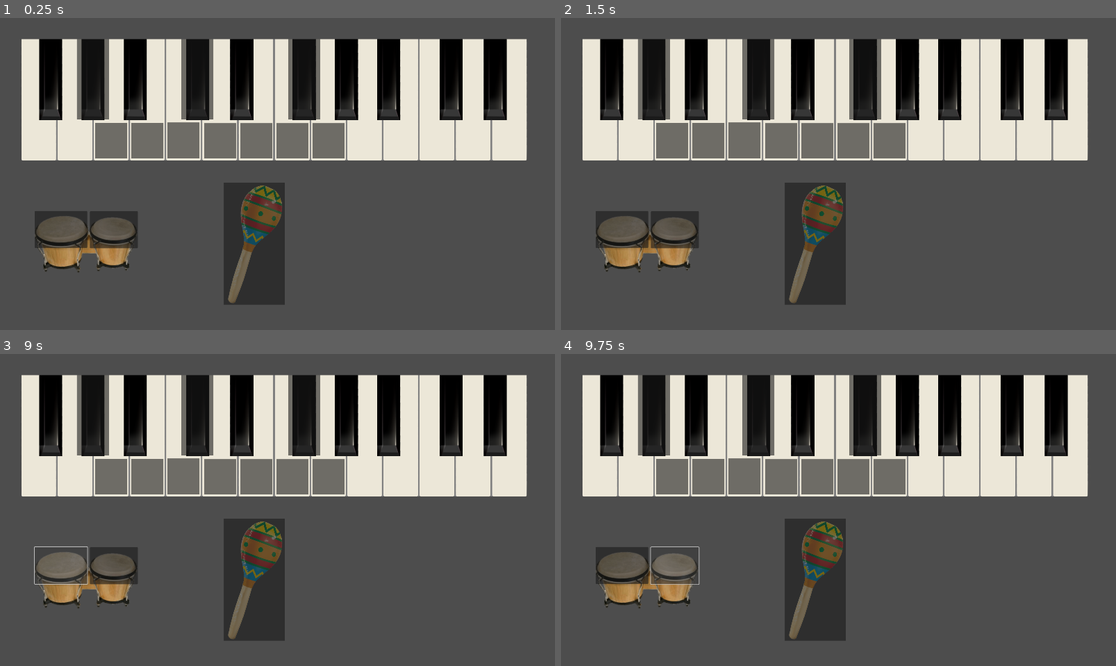
Above: before the commit, frames 1-4 (two rows, left to right).
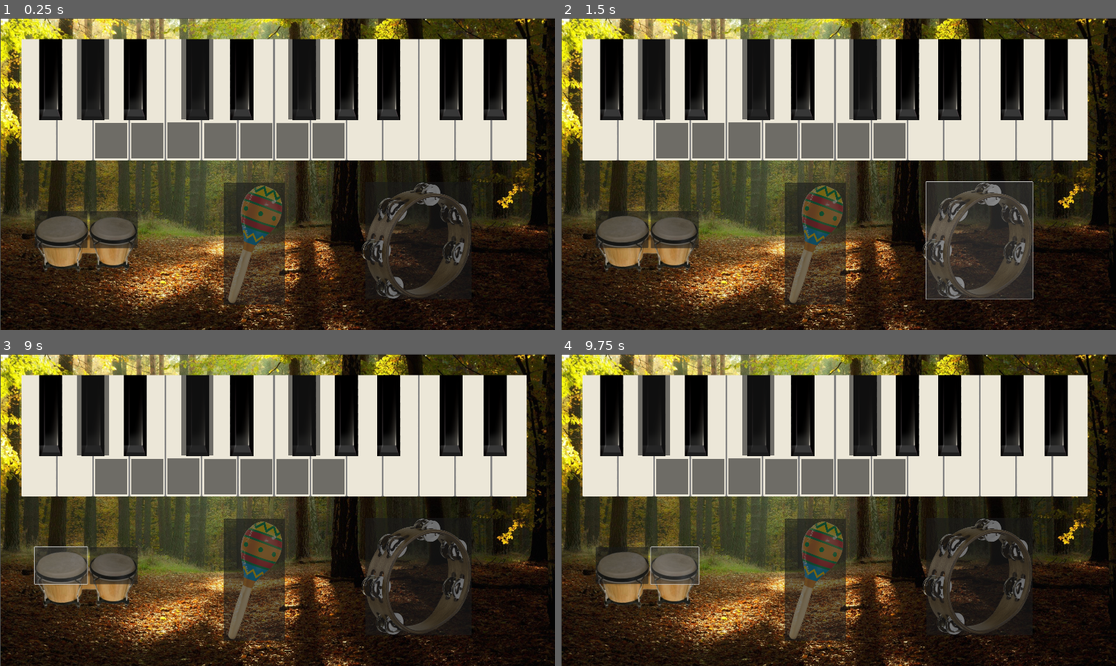
Above: after the commit, the same moments.

Repository: Viscivous/MusicAssignment
Game: Godot game, scene res://Music.tscn
Same seed, same stepped clock (60 frames per second), same inputs: the game is played once before the commit and once after it.
Inputs (mouse positions are in pixels of both pictures, inside the frame that each line leads up to):
- Up to frame 1 (0.25 s): no input
- Up to frame 2 (1.5 s): click (744, 139) at 0.5 s; click (977, 239) at 1.27 s
- Up to frame 3 (9 s): click (111, 475) at 2 s; click (149, 475) at 2.75 s; click (222, 475) at 3.5 s; click (255, 475) at 4.25 s; click (294, 475) at 5 s; click (327, 475) at 5.75 s; click (199, 416) at 6.5 s; click (305, 416) at 7.25 s; click (94, 416) at 8 s; click (61, 566) at 8.75 s
- Up to frame 4 (9.75 s): click (677, 566) at 9.5 s

The runs differ from the first frame. In frame 1, 58% of the frame differs, in the area x 0-100%, y 0-100%; in frame 2, 56%; in frame 3, 58%; in frame 4, 58%.

Commit message:
more instruments

Diff:
--- a/Music.gd
+++ b/Music.gd
@@ -51,3 +51,8 @@
 
 func _on_button_13_pressed():
 	$Bongos/Button13/BongosR.play()
+
+
+
+func _on_button_14_pressed():
+	$Tambourine/Button14/Tambo.play()
--- a/Music.tscn
+++ b/Music.tscn
@@ -1,8 +1,9 @@
-[gd_scene load_steps=18 format=3 uid="uid://lcajg11bmpja"]
+[gd_scene load_steps=21 format=3 uid="uid://lcajg11bmpja"]
 
 [ext_resource type="Texture2D" uid="uid://btcaagbcfdb2n" path="res://instruments/piano.png" id="1_ghout"]
 [ext_resource type="Script" path="res://Music.gd" id="1_k582y"]
 [ext_resource type="AudioStream" uid="uid://bb08ijagjx53n" path="res://audio/Piano C.wav" id="2_du2qb"]
+[ext_resource type="Texture2D" uid="uid://bgc45qxe64kgr" path="res://Forest.jpg" id="2_ljoxp"]
 [ext_resource type="Texture2D" uid="uid://cgslkujnsyqub" path="res://instruments/bongos.png" id="2_yy0xc"]
 [ext_resource type="Texture2D" uid="uid://ca2smmqhwgq3a" path="res://instruments/maracas.png" id="3_oserc"]
 [ext_resource type="AudioStream" uid="uid://dccfpgbue64gu" path="res://audio/Piano A.wav" id="3_tq852"]
@@ -15,11 +16,17 @@
 [ext_resource type="AudioStream" uid="uid://bulsfp8jjo1bi" path="res://audio/Maracas.wav" id="10_ab1q6"]
 [ext_resource type="AudioStream" uid="uid://ycvvnctsnyeg" path="res://audio/Piano F#.wav" id="11_d2qa2"]
 [ext_resource type="AudioStream" uid="uid://d1w7ohhq4k6k1" path="res://audio/Piano G#.wav" id="12_0wwpi"]
-[ext_resource type="AudioStream" uid="uid://cbqkq1dvqr03c" path="res://audio/BongosL.mp3" id="14_2nxx5"]
+[ext_resource type="AudioStream" uid="uid://c2tlwp22oymxt" path="res://audio/BongosL.wav" id="14_ocui2"]
 [ext_resource type="AudioStream" uid="uid://wy176g3wgg26" path="res://audio/BongosR.mp3" id="15_ybaqo"]
+[ext_resource type="Texture2D" uid="uid://bwh6t1cwnpl5s" path="res://instruments/Tambourine.png" id="19_obbbg"]
+[ext_resource type="AudioStream" uid="uid://cp4kp2005oo5s" path="res://audio/Tambourine.wav" id="20_x32ao"]
 
 [node name="Node2D" type="Node2D"]
 script = ExtResource("1_k582y")
+
+[node name="Forest" type="Sprite2D" parent="."]
+position = Vector2(962, 542)
+texture = ExtResource("2_ljoxp")
 
 [node name="Piano" type="Sprite2D" parent="."]
 position = Vector2(948.125, 283.313)
@@ -127,7 +134,7 @@
 offset_bottom = 24.0
 
 [node name="BongosL" type="AudioStreamPlayer" parent="Bongos/Button12"]
-stream = ExtResource("14_2nxx5")
+stream = ExtResource("14_ocui2")
 
 [node name="Button13" type="Button" parent="Bongos"]
 offset_left = 12.0
@@ -152,6 +159,20 @@
 [node name="MaracaShake" type="AudioStreamPlayer" parent="Maracas/Button11"]
 stream = ExtResource("10_ab1q6")
 
+[node name="Tambourine" type="Sprite2D" parent="."]
+position = Vector2(1440, 771)
+scale = Vector2(0.5625, 0.5)
+texture = ExtResource("19_obbbg")
+
+[node name="Button14" type="Button" parent="Tambourine"]
+offset_left = -315.0
+offset_top = -408.0
+offset_right = 341.0
+offset_bottom = 404.0
+
+[node name="Tambo" type="AudioStreamPlayer" parent="Tambourine/Button14"]
+stream = ExtResource("20_x32ao")
+
 [connection signal="pressed" from="Piano/Button" to="." method="_on_button_pressed"]
 [connection signal="pressed" from="Piano/Button2" to="." method="_on_button_2_pressed"]
 [connection signal="pressed" from="Piano/Button3" to="." method="_on_button_3_pressed"]
@@ -165,3 +186,4 @@
 [connection signal="pressed" from="Bongos/Button12" to="." method="_on_button_12_pressed"]
 [connection signal="pressed" from="Bongos/Button13" to="." method="_on_button_13_pressed"]
 [connection signal="pressed" from="Maracas/Button11" to="." method="_on_button_11_pressed"]
+[connection signal="pressed" from="Tambourine/Button14" to="." method="_on_button_14_pressed"]
--- a/project.godot
+++ b/project.godot
@@ -19,3 +19,4 @@
 
 window/size/viewport_width=1920
 window/size/viewport_height=1080
+window/size/mode=3
Binary file added: Forest.jpg
Not shown, added: Forest.jpg.import
Not shown, changed: audio/BongosL.mp3.import
Not shown, changed: audio/BongosL.wav.import
Not shown, changed: audio/BongosR.mp3.import
Not shown, changed: audio/Tambourine.wav.import
Binary file added: instruments/Tambourine.png
Not shown, added: instruments/Tambourine.png.import
Not shown, added: audio/BongosL.wav
Not shown, added: audio/BongosR.flac
Not shown, added: audio/Tambourine.wav
